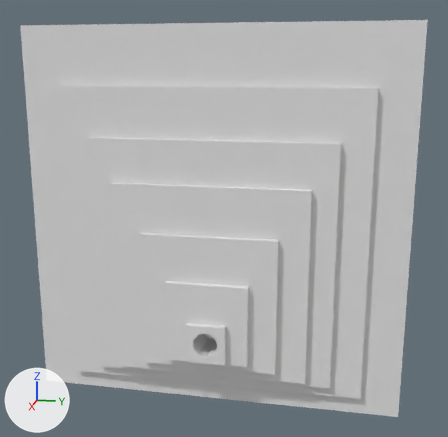
A saved change to the Blender file Assets/WallSocket.blend.
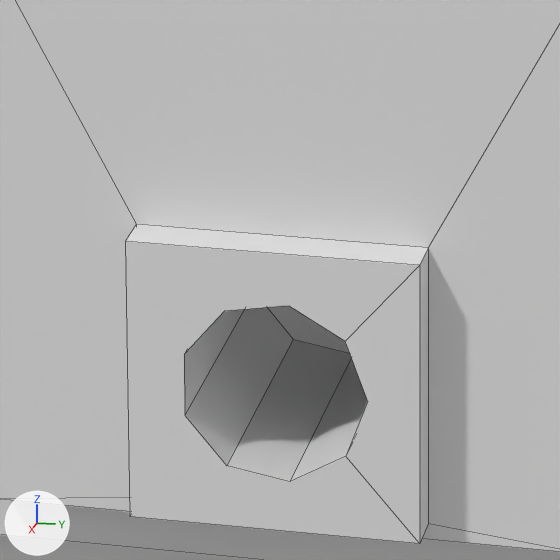
Old and new are each drawn whole from a camera (50 mm lens) standing at (3.136, 0.676, 0.798) and looking at (0.124, 0.073, 0.045) and again close up on the part from 38% to 54% of the width and 67% to 84% of the height. The axes (+X, +Y, +Z) are drawn at lower left. The lights are the same throughout. The close-ups show mesh edges as thin lines.
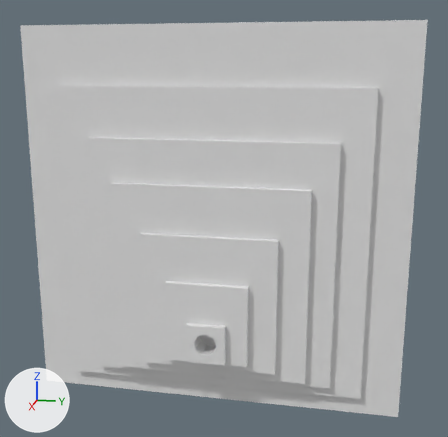
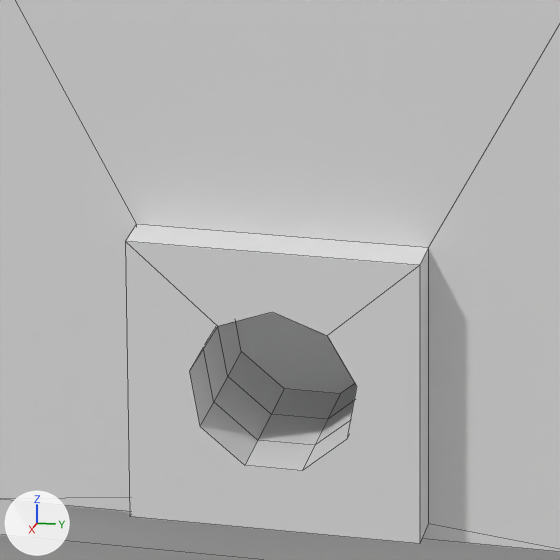
The newer file is also turned or shifted as a whole; pictures and numbers use the older file's frame.

Where the change shows, as pixel boxes (x1, y1, x2, y2) in the close-ups (560 x 560 px):
part 1 of me_cube, built on: (125, 241, 420, 544) in both

Edits to the bpy script that builds the scene:
```text
Change me_cube:
    used by ob_cube; location = (0.0, 0.0, 0.0); scale = (0.2, 1.0, 1.0)
    remove me_cube.from_pydata(...)  # 74 vertices, 66 faces; spans x 0.23..1.28, y -1.0..1.0, z -1.0..1.0
    add me_cube.from_pydata(...)  # 92 vertices, 82 faces; spans x 0.23..1.28, y -1.0..1.0, z -1.0..1.0
    me_cube part 1
    17 vertices are removed from x 0.23..1.28, y -0.06..0.07, z -0.67..-0.53
    14 faces are deleted
    1 vertex moves from x 1.28, y 0.05, z -0.56 to x 1.28, y 0.04, z -0.55
    9 vertices are added at x 0.66, y -0.06..0.06, z -0.66..-0.54
    9 new vertices lie (0.21, 0.0, 0.0) away from vertices in x 0.66, y -0.06..0.06, z -0.66..-0.54
    9 new vertices lie (0.21, 0.0, 0.0) away from vertices in x 0.87, y -0.06..0.06, z -0.66..-0.54
    8 new vertices lie (0.2, 0.0, 0.0) away from vertices in x 1.08, y -0.06..0.06, z -0.66..-0.54
    2 new faces join them, mat_material (white #e7e7e7)
    28 new faces join them
```
